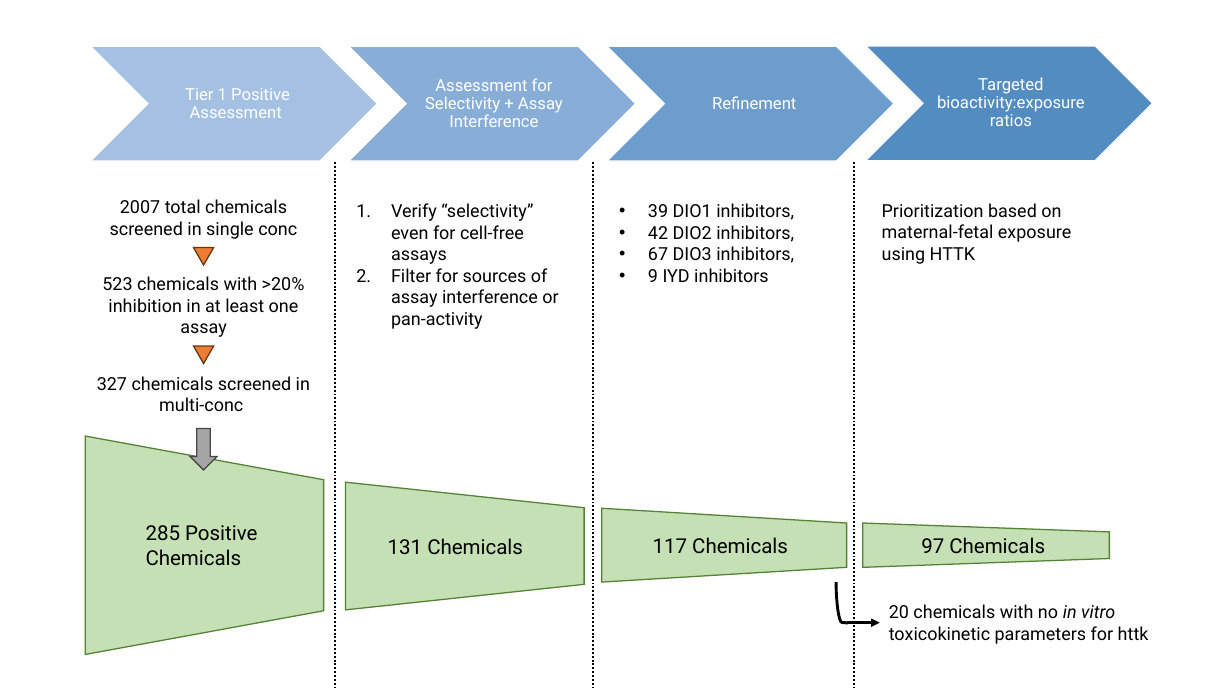
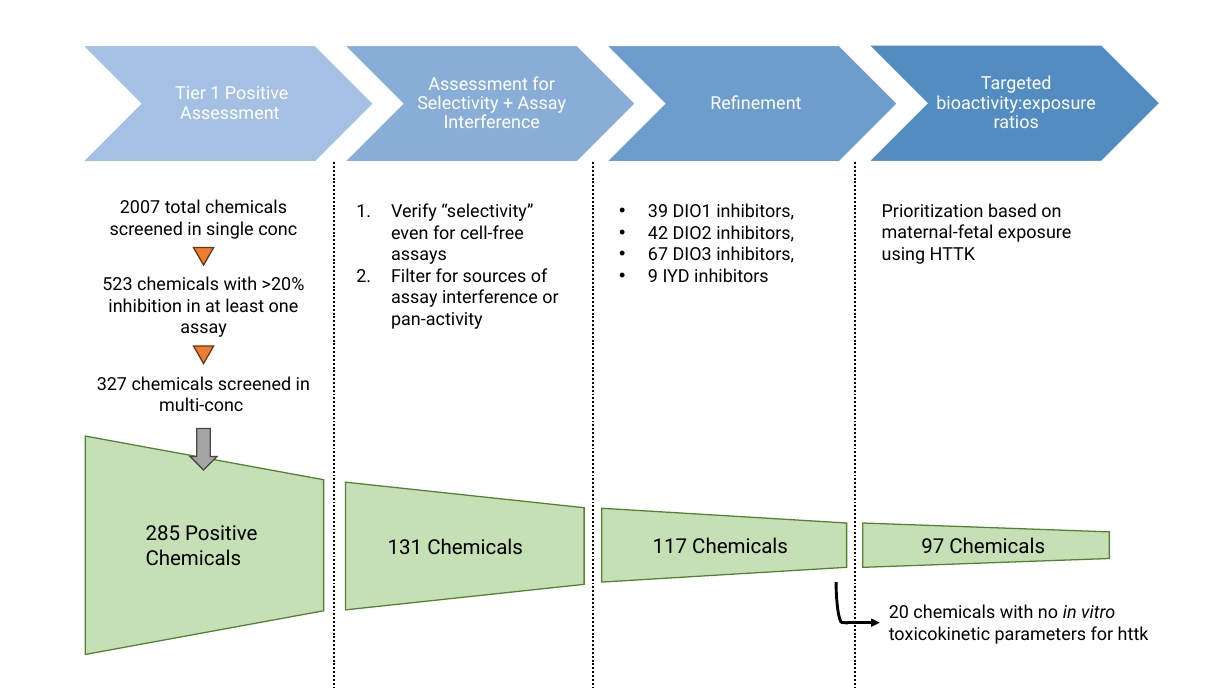
Before and after one commit to USEPA/CompTox-thyroid-httk, a slide deck: slide 1 of figures/fig1-workflow.pptx. Drawn at 1232x693 pixels with LibreOffice and Linux fonts; fonts in the diff are those of the drawing. Boxes give left, top, right and bottom in pixels: in the first picture for what was removed or moved away, otherwise in the second. Text is boxed around its words. In the diff, an @@ line names an element or a change of style, - is before the commit and + after.

```diff
--- a/figures/fig1-workflow.pptx
+++ b/figures/fig1-workflow.pptx
@@ chevron: place and size @@
-chevron at [91, 46, 378, 161]
+chevron at [82, 45, 373, 162]
@@ size 13 to 14 pt in 4 elements at [710, 95, 801, 109], [417, 76, 566, 128], [936, 75, 1095, 128], [175, 86, 289, 119] @@
@@ text "Tier 1 Positive Assessment": place and size @@
-text "Tier 1 Positive Assessment" at [185, 88, 290, 118]
+text "Tier 1 Positive Assessment" at [175, 86, 289, 119]
@@ chevron: place and size @@
-chevron at [866, 46, 1153, 161]
+chevron at [869, 45, 1160, 162]
```
Also in this commit, not shown: 2 other files.
